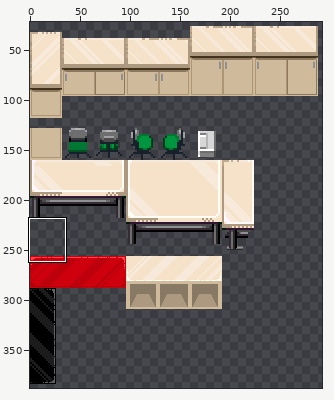
Edited in one commit: sprite sheet (tileset_own_jas.png). Above, an overview of the earlier version with the close-up marked.
Close-up. Before the edit:
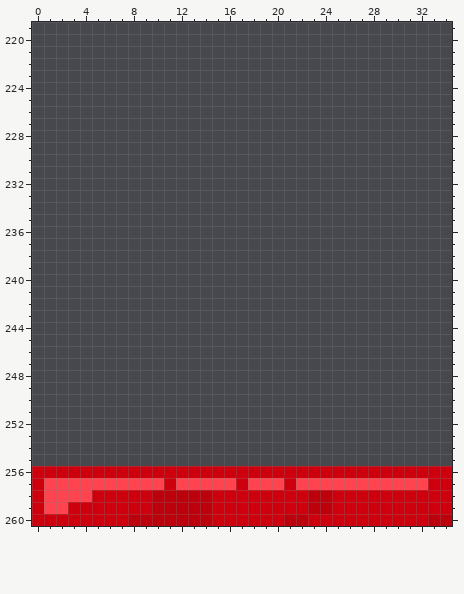
The file is 512x512 pixels. Colours within 5 levels of each other are drawn and written as one. Shown: x 0..34, y 219..260. The wide view leaves out empty margins. The commit also changed other parts of the picture, which this record leaves out.
After:
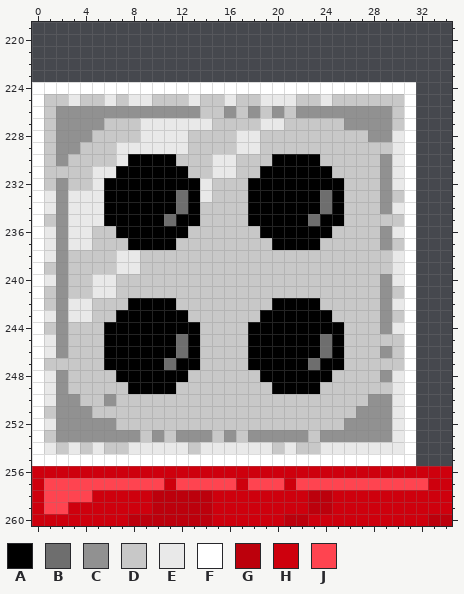
Palette (. is transparent): A #000000  B #6e6e6e  C #919191  D #c8c8c8  E #e9e9e9  F #ffffff  G #bc000c  H #ce000d  J #ff4450
Changes in this commit:
Changed rows in their new state; - is an unchanged pixel.
first column x 0:
224 FFFFFFFFFFFFFFFFFFFFFFFFFFFFFFFF
225 FDDEDDEDEEDDDEDDEDDEEEDDEDDDDDDF
226 FDCCCCCCCCCCCCDDCDCDCDCCCCCCCCDF
227 FDCCCCDDDEEEEEEDDDDEEDDDDDCCCCDF
228 FDCCCDDDDEEEEDDDDEEDDDDDDDDDCCEF
229 FDCCDDDEEEEEEDDDDEEDDDDDDDDDDDEF
230 FDCDDDDEAAAADDDEEDDDAAAADDDDDCEF
231 FDDDDEEAAAAAADDEEDDAAAAAADDDDCEF
232 FDCDDEAAAAAAAAEDDDAAAAAAAADDDCEF
233 FECEEEAAAAAABAEDDDAAAAAABADDDCDF
234 FECEEEAAAAAABADDDDAAAAAABADDDCEF
235 FDCEEEAAAAABAADDDDAAAAABAADDDDDF
236 FECEEDDAAAAAADDDDDDAAAAAADDDDCEF
237 FECEEDDDAAAADDDDDDDDAAAADDDDDCDF
238 FECDDDDEEDDDDDDDDDDDDDDDDDDDDDEF
239 FDCDDDDEEDDDDDDDDDDDDDDDDDDDDDEF
240 FECDDEEDDDDDDDDDDDDDDDDDDDDDDCEF
241 FDCDDEEDDDDDDDDDDDDDDDDDDDDDDCDF
242 FDCEEDDDAAAADDDDDDDDAAAADDDDDCEF
243 FECEEDDAAAAAADDDDDDAAAAAADDDDCDF
244 FDCDDDAAAAAAAADDDDAAAAAAAADDDCEF
245 FECDDDAAAAAABADDDDAAAAAABADDDDDF
246 FECDDDAAAAAABADDDDAAAAAABADDDCDF
247 FDDDDDAAAAABAADDDDAAAAABAADDDDDF
248 FECDDDDAAAAAADDDDDDAAAAAADDDDCEF
249 FECDDDDDAAAADDDDDDDDAAAADDDDDDEF
250 FECCDDCDDDDDDDDDDDDDDDDDDDDDCCEF
251 FDCCCDDDDDDDDDDDDDDDDDDDDDDCCCEF
252 FECCCCCDDDDDDDDDDDDDDDDDDDCCCCEF
253 FDCCCCCCCDCDCCCDCDCCCCCDCCCCCCEF
254 FEDEDEDDEEEEEDEEEEEEDEDDEEEEEEEF
255 FFFFFFFFFFFFFFFFFFFFFFFFFFFFFFFF
Boxes around the changes in both close-ups, in picture pixels (x1, y1, x2, y2):
added: (32, 82, 416, 466)
